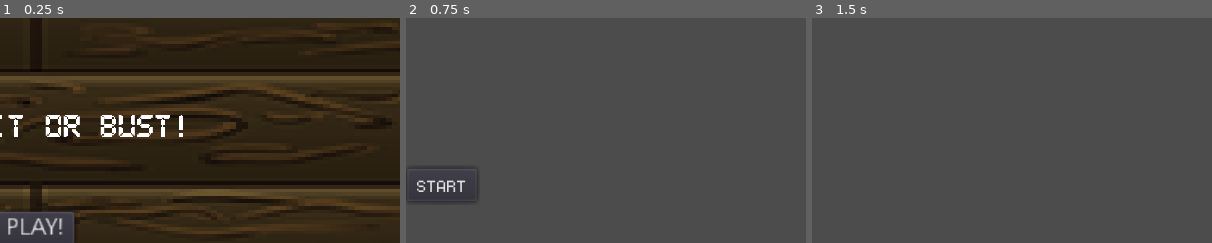
Above: before the commit, frames 1-3 (left to right).
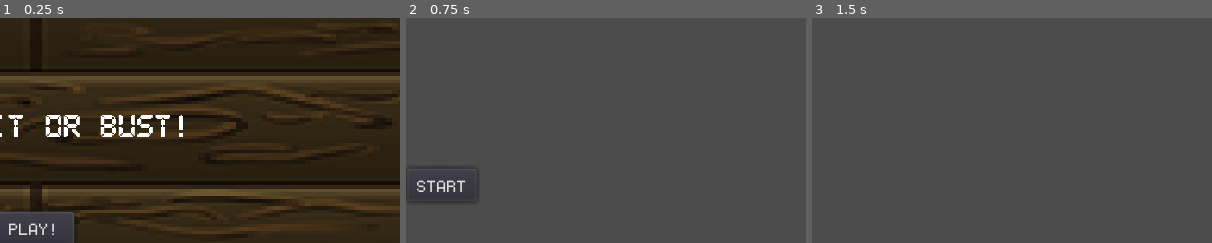
Above: after the commit, the same moments.

Repository: progsource/ggj2020
Game: Godot game, scene res://scenes/splash.tscn
Two runs of this game, one before a commit and one after it. Both use one fixed random seed, a clock stepped at 60 frames per second and the inputs below.
Inputs:
- Up to frame 1 (0.25 s): no input
- Up to frame 2 (0.75 s): click "PLAY!" at 0.5 s
- Up to frame 3 (1.5 s): click "START" at 1.25 s
The pictures show only the part of the screen within x 46-96%, y 13-63%; the shares and areas given below are measured in that part.

The runs differ from the first frame. In frame 1, 0.6% of the frame differs, in the area x 2-16%, y 88-97%; in frame 2, nothing differs; in frame 3, nothing differs.

Commit message:
feat(splash): change button font

Diff:
--- a/game/scenes/splash.tscn
+++ b/game/scenes/splash.tscn
@@ -58,6 +58,7 @@
 margin_top = 151.0
 margin_right = 263.0
 margin_bottom = 171.0
+custom_fonts/font = ExtResource( 1 )
 text = "PLAY!"
 script = ExtResource( 4 )
 __meta__ = {
